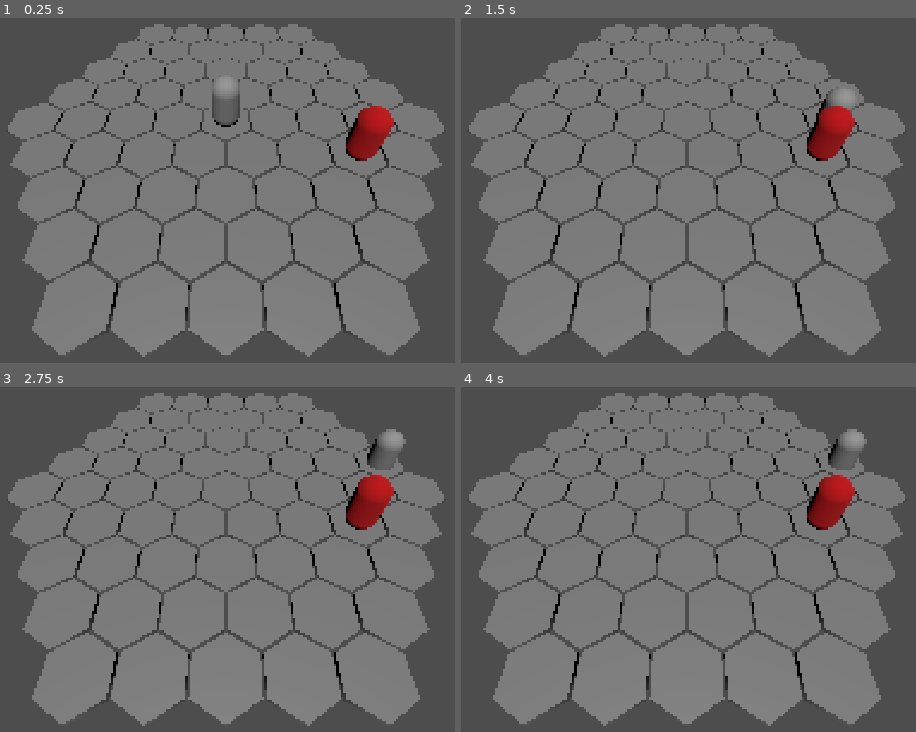
Above: before the commit, frames 1-4 (two rows, left to right).
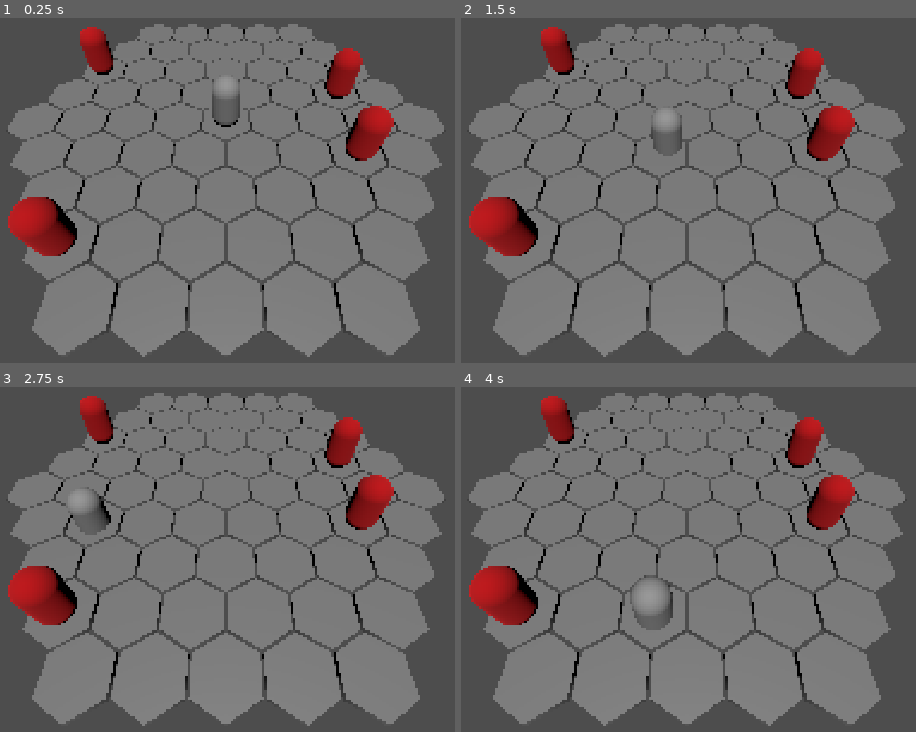
Above: after the commit, the same moments.

Repository: mmb5049/IGME601-Group4
Game: Godot game, scene res://Levels/Arena.tscn
Two runs of this game, one before a commit and one after it. Both use one fixed random seed, a clock stepped at 60 frames per second and the inputs below.
Inputs (mouse positions are in pixels of both pictures, inside the frame that each line leads up to):
- Up to frame 1 (0.25 s): no input
- Up to frame 2 (1.5 s): tap Enter at 0.5 s; move the mouse to (861, 121) at 0.52 s; hold D 0.53-1.28 s; tap M at 0.6, 1.35 s; click (861, 121) at 0.67 s; tap Space at 1.25 s; move the mouse to (529, 166) at 1.27 s; hold S from 1.28 s (still down); click (529, 166) at 1.42 s
- Up to frame 3 (2.75 s): tap Enter at 2 s; move the mouse to (304, 414) at 2.02 s; release S at 2.03 s; hold D from 2.03 s (still down); tap M at 2.1 s; click (304, 414) at 2.17 s
- Up to frame 4 (4 s): tap Space at 2.75 s; move the mouse to (647, 604) at 2.77 s; tap M at 2.85, 3.6 s; click (647, 604) at 2.92 s; tap Enter at 3.5 s; move the mouse to (outside the picture) at 3.52 s; release D at 3.53 s; hold S from 3.53 s (still down); click (outside the picture) at 3.67 s

The runs differ from the first frame. In frame 1, 3.5% of the frame differs, in the area x 1-80%, y 2-69%; in frame 2, 4.1%; in frame 3, 4.6%, in the area x 1-90%, y 2-69%; in frame 4, 4.6%.
Error before the commit: Invalid access to property or key 'type' on a base object of type 'Nil'. (res://Characters/player_controller.gd:107)

Commit message:
Finished adding attack

Diff:
--- a/igme-601-group-4/Abilities/Dash.tres
+++ b/igme-601-group-4/Abilities/Dash.tres
@@ -6,6 +6,6 @@
 script = ExtResource("1_5dgc1")
 ability_name = "Dash"
 type = 0
-range = 3
+range = 5
 targeting_type = 1
 metadata/_custom_type_script = "uid://bb2g6ka3m3kqr"
--- a/igme-601-group-4/Abilities/Move.tres
+++ b/igme-601-group-4/Abilities/Move.tres
@@ -6,6 +6,6 @@
 script = ExtResource("1_a6bg3")
 ability_name = "Move"
 type = 0
-range = 1
+range = 3
 targeting_type = 3
 metadata/_custom_type_script = "uid://bb2g6ka3m3kqr"
--- a/igme-601-group-4/Abilities/Slash.tres
+++ b/igme-601-group-4/Abilities/Slash.tres
@@ -5,6 +5,7 @@
 [resource]
 script = ExtResource("1_8nbmr")
 ability_name = "Slash"
-range = 2
+range = 1
+damage = 5
 targeting_type = 3
 metadata/_custom_type_script = "uid://bb2g6ka3m3kqr"
--- a/igme-601-group-4/Abilities/ability_template.gd
+++ b/igme-601-group-4/Abilities/ability_template.gd
@@ -9,6 +9,7 @@
 @export var cost: int = 0
 @export var cooldown: float = 0.0
 @export var range: int = 0
+@export var damage: int = 0
 
 @export_category("Targeting")
 @export var targeting_type: Global.TargetingType = Global.TargetingType.NONE
--- a/igme-601-group-4/Characters/Enemy.tscn
+++ b/igme-601-group-4/Characters/Enemy.tscn
@@ -8,12 +8,14 @@
 [sub_resource type="StandardMaterial3D" id="StandardMaterial3D_jhdhk"]
 albedo_color = Color(0.73675454, 0.0049815155, 0.05000236, 1)
 
-[node name="Enemy" type="Node3D" unique_id=1359998768]
+[node name="Enemy" type="Node3D" unique_id=1359998768 node_paths=PackedStringArray("movement")]
 script = ExtResource("1_1oqew")
+movement = NodePath("Movement")
 
 [node name="MeshInstance3D" type="MeshInstance3D" parent="." unique_id=1287119294]
 mesh = SubResource("CapsuleMesh_pdfgs")
 surface_material_override/0 = SubResource("StandardMaterial3D_jhdhk")
 
-[node name="Movement" type="Node" parent="." unique_id=977198110]
+[node name="Movement" type="Node" parent="." unique_id=977198110 node_paths=PackedStringArray("character")]
 script = ExtResource("2_mig5a")
+character = NodePath("..")
--- a/igme-601-group-4/Characters/character_movement.gd
+++ b/igme-601-group-4/Characters/character_movement.gd
@@ -9,6 +9,7 @@
 var target_cell:Vector2i
 var path:Array[Vector2i]
 
+signal done_moving(sender:Signal)
 var is_moving:bool
 
 func _ready():
@@ -25,6 +26,7 @@
 				is_moving = true
 			else:
 				is_moving = false
+				done_moving.emit(done_moving)
 		else:
 			is_moving = true
 
@@ -34,9 +36,11 @@
 	path = HexGrid.find_path(current_cell, end_cell)
 	## Old code... Checks if path has enough tiles to move
 	if path.is_empty():
+		done_moving.emit(done_moving)
 		return
 	path.pop_front()
 	if path.is_empty():
+		done_moving.emit(done_moving)
 		return
 
 	HexGrid.set_occupied(current_cell, false)
--- a/igme-601-group-4/Characters/enemy.gd
+++ b/igme-601-group-4/Characters/enemy.gd
@@ -2,8 +2,8 @@
 
 class_name Enemy
 
+@export var movement:CharacterMovement
 var health:int = 10
-var current_cell: Vector2i
 
 # Called when the node enters the scene tree for the first time.
 func _ready() -> void:
@@ -16,6 +16,7 @@
 		die()
 
 func die():
+	HexGrid.set_occupied(movement.current_cell, false)
 	queue_free()
 
 func set_grid_pos(new_hex:Vector2i) -> bool:
@@ -25,11 +26,12 @@
 		return false
 
 	# clear old hex
-	if current_cell:
-		HexGrid.set_occupied(current_cell, false)
+	if movement.current_cell:
+		HexGrid.set_occupied(movement.current_cell, false)
 
 	# occupy new hex
-	current_cell = new_hex
-	HexGrid.set_occupied(current_cell, self)
-	position = HexGrid.hex_to_world(current_cell) + Vector3(0,1,0)
+	movement.current_cell = new_hex
+	movement.target_cell = new_hex
+	HexGrid.set_occupied(movement.current_cell, self)
+	position = HexGrid.hex_to_world(movement.current_cell) + Vector3(0,1,0)
 	return true
--- a/igme-601-group-4/Characters/player_controller.gd
+++ b/igme-601-group-4/Characters/player_controller.gd
@@ -41,7 +41,7 @@
 # All the key press below is for testing purposes
 	if event is InputEventKey:
 		if event.pressed and not event.echo:
-			if current_mode == PlayerMode.NONE:
+			if current_mode != PlayerMode.ACTING:
 				match event.keycode:
 					KEY_M:
 						add_ability(get_ability("Move"))
@@ -49,17 +49,17 @@
 						add_ability(get_ability("Dash"))
 					KEY_S:
 						add_ability(get_ability("Slash"))
+					_:
+						return
 				preview_target(selected_ability,cursor_position)
 	elif event is InputEventMouseButton and event.button_index == MOUSE_BUTTON_LEFT and event.pressed:
+		print("State: " + str(current_mode))
 		if current_mode == PlayerMode.TARGETING:
-			current_mode = PlayerMode.NONE
 			HexGrid.clear_highlights()
 			var target_data = get_target(selected_ability,cursor_position)
 
 			## For now, just execute the ability with the information aleady gathered
 			execute_ability(selected_ability,target_data)
-		else:
-			print("Occupied: " + str(HexGrid.occupied_cells))
 	elif event is InputEventMouseMotion:
 		cursor_position = event.position
 		if current_mode == PlayerMode.TARGETING:
@@ -74,7 +74,7 @@
 
 # Adds ability to the queue. Some abilities require input before being added.
 func add_ability(ability:Ability) -> void:
-	if ability == null:
+	if not ability:
 		return
 
 	print("Using ability: ", ability.ability_name)
@@ -147,16 +147,19 @@
 		Global.TargetingType.NONE:
 			pass
 		Global.TargetingType.DIRECTION:
-			var difference: Vector2i = clicked_cell - movement.current_cell
-			if difference == Vector2i.ZERO:
+			var difference = (get_clicked_pos(mouse_position) - HexGrid.hex_to_world(movement.current_cell))
+			difference = Vector2(difference.x,difference.z).normalized()
+			if difference == Vector2.ZERO:
 				return false
 
 			# Test each direction to find the best
 			var best_direction := Vector2i.ZERO
 			var best_score := -INF
-			for direction:Vector2i in HexGrid.DIRECTIONS:
+			for direction in HexGrid.DIRECTIONS:
 				# Normalize both vectors conceptually using dot product
-				var score = direction.x * difference.x + direction.y * difference.y
+				var dir_normal = HexGrid.hex_to_world(direction).normalized()
+				# Yes, the .z is correct!
+				var score = difference.x * dir_normal.x + difference.y * dir_normal.z
 				if score > best_score:
 					best_score = score
 					best_direction = direction
@@ -169,18 +172,31 @@
 				return false
 			return clicked_cell
 
+# call this to carry out the action of an ability
 func execute_ability(ability:Ability, target_data):
 	print("Executing: " + str(ability.ability_name))
+	if(not target_data and ability.targeting_type != Global.TargetingType.NONE):
+		return false
+	current_mode = PlayerMode.ACTING
 	match ability.type:
 		Global.AbilityType.MOVEMENT:
 			if(ability.targeting_type == Global.TargetingType.DIRECTION):
 				target_data = HexGrid.raycast(movement.current_cell,target_data,ability.range)
-			print("Moving to: " + str(target_data))
+			movement.done_moving.connect(finished_ability)
 			movement.pathfind(target_data)
 		Global.AbilityType.ATTACK:
-			pass
-
-func get_clicked_hex(mouse_position: Vector2):
+			## Just realized data is still absolute instead of relative to the player!!!
+			if(HexGrid.is_occupied(target_data) and HexGrid.occupied_cells[target_data] is Enemy):
+				(HexGrid.occupied_cells[target_data] as Enemy).damage(ability.damage)
+			current_mode = PlayerMode.NONE
+			pass
+
+# triggered when the current ability has finished being carried out
+func finished_ability(sender:Signal):
+	current_mode = PlayerMode.NONE
+	sender.disconnect(finished_ability)
+
+func get_clicked_pos(mouse_position: Vector2):
 	# Create a ray from the camera through the mouse position
 	var ray_origin := camera.project_ray_origin(mouse_position)
 	var ray_direction := camera.project_ray_normal(mouse_position)
@@ -194,7 +210,12 @@
 	var distance = (grid_y - ray_origin.y) / ray_direction.y
 	if distance < 0:
 		return null
-	var hit_position = ray_origin + ray_direction * distance
+	return ray_origin + ray_direction * distance
+
+func get_clicked_hex(mouse_position: Vector2):
+	var hit_position = get_clicked_pos(mouse_position)
+	if(not hit_position):
+		return null
 
 	# Convert global position to HexGrid local space
 	var local_position = HexGrid.to_local(hit_position)
--- a/igme-601-group-4/Levels/arena_manager.gd
+++ b/igme-601-group-4/Levels/arena_manager.gd
@@ -7,6 +7,9 @@
 # Called when the node enters the scene tree for the first time.
 func _ready() -> void:
 	spawn_enemy(Vector2i(2,1))
+	spawn_enemy(Vector2i(3,-1))
+	spawn_enemy(Vector2i(-2,-2))
+	spawn_enemy(Vector2i(-4,3))
 
 func spawn_enemy(pos:Vector2i):
 	var new_enemy:Enemy = enemyScene.instantiate()
